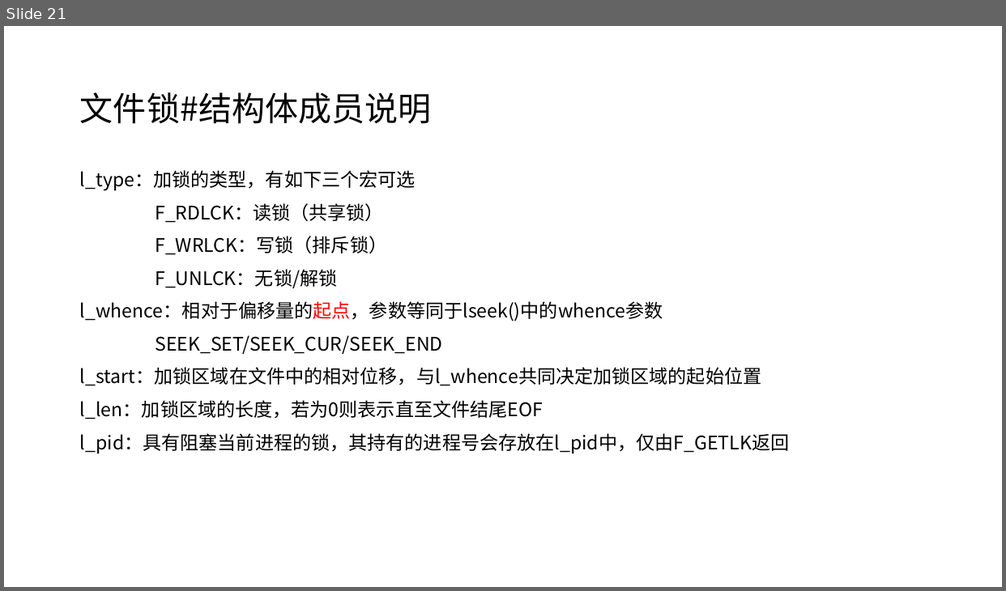
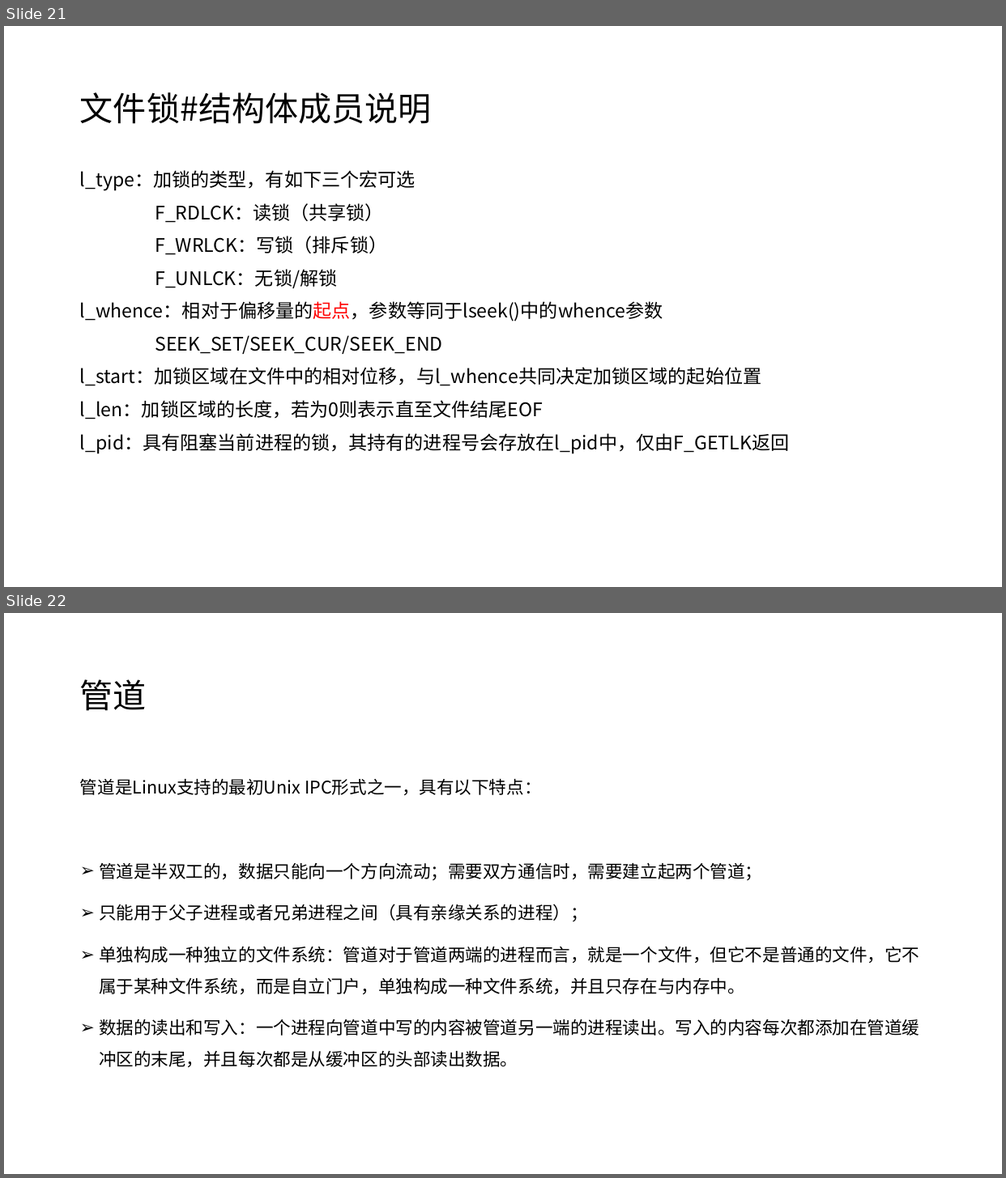
Before and after one commit to YouDad/LinuxFileIO, a slide deck: LinuxFileIO.pptx. Shown one above the other, each under a label of ours: slide 21 before the commit, slides 21 and 22 after it. The pictures are 1006x591 and 1006x1178 pixels, drawn with LibreOffice and Linux fonts; fonts in the diff are those of the drawing. Boxes give left, top, right and bottom in pixels: in the first picture for what was removed or moved away, otherwise in the second. Text is boxed around its words. In the diff, an @@ line names an element or a change of style, - is before the commit and + after.

Commit message:
增加管道和作业内容

```diff
--- a/LinuxFileIO.pptx
+++ b/LinuxFileIO.pptx
@@ slide 22 added at box(4, 613, 1002, 1174), background #FFFFFF @@
@@ title added at box(80, 679, 147, 711), 32 pt, text #000000 @@
+管道
@@ text added at box(80, 779, 920, 1067), 16.8 pt, text #000000 @@
+管道是Linux支持的最初Unix IPC形式之一，具有以下特点：
+➢ 管道是半双工的，数据只能向一个方向流动；需要双方通信时，需要建立起两个管道；
+➢ 只能用于父子进程或者兄弟进程之间（具有亲缘关系的进程）；
+➢ 单独构成一种独立的文件系统：管道对于管道两端的进程而言，就是一个文件，但它不是普通的文件，它不属于某种文件系统，而是自立门户，单独构成一种文件系统，并且只存在与内存中。
+➢ 数据的读出和写入：一个进程向管道中写的内容被管道另一端的进程读出。写入的内容每次都添加在管道缓冲区的末尾，并且每次都是从缓冲区的头部读出数据。
```
Also in this commit, not shown: 2 other slides added.
